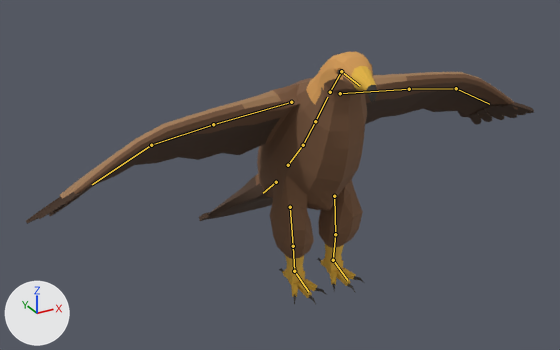
An edit to the glTF model creatures/experiments/boxmodel/abc/t7x/zoo/eagle/stage4/eagle.glb, drawn before and after from the same camera.
Before and after are seen from a 50 mm camera at (-1.239, -2.141, 1.382) aimed at (-0.065, -0.006, 0.314). Arrows for +X, +Y and +Z are at lower left; the lights stay in place. The older version comes first. Both versions are drawn at frame 11 of the action 'move'; the numbers are the values there. The bones that bend it are drawn over the model as lines.

Objects in the first picture: 'body', 'piece_eye', 'piece_footL', 'piece_footR', 'piece_primaries', 'piece_tailfeathers'.
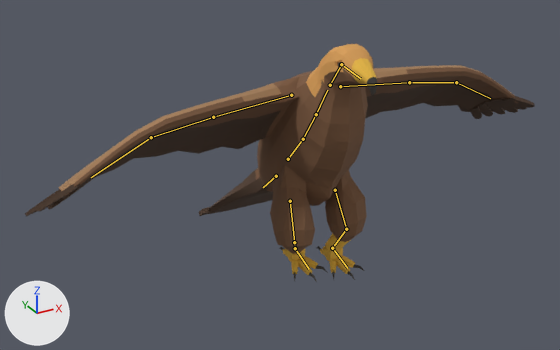
Changed parts and their boxes [x1, y1, x2, y2] in the pictures (560 x 350 px):
'body', posed: before [59, 51, 518, 275]; after [59, 44, 519, 255]
'piece_primaries', posed: before [26, 102, 534, 224]; after [25, 96, 535, 216]
'piece_footR', posed: before [280, 268, 327, 305]; after [279, 246, 328, 282]
'piece_footL', posed: before [316, 258, 364, 292]; after [317, 246, 364, 280]
'piece_tailfeathers', posed: before [199, 212, 212, 221]; after [199, 207, 211, 216]
'piece_eye', posed: before [337, 64, 372, 75]; after [337, 57, 373, 67]
bone 'hips', root to tip: before (288, 165) to (301, 147); after (288, 159) to (301, 141)
bone 'thigh.L', root to tip: before (334, 196) to (335, 234); after (335, 190) to (346, 229)
bone 'shin.L', root to tip: before (335, 234) to (333, 260); after (346, 229) to (332, 248)
bone 'foot.L', root to tip: before (333, 260) to (347, 280); after (332, 248) to (347, 268)
bone 'thigh.R', root to tip: before (290, 207) to (293, 246); after (290, 201) to (294, 242)
bone 'shin.R', root to tip: before (293, 246) to (294, 271); after (294, 242) to (295, 248)
bone 'foot.R', root to tip: before (294, 271) to (308, 291); after (295, 248) to (309, 269)

What the commit changed:
Bone 'hips' (bone_hips) moves from (0.0, -0.028, 0.036) to (0.0, -0.011, 0.021).
Bone 'thigh.L' (bone_thigh_l) turns from (1, 0, 0) to (16, -1, 8) degrees about its own x, y and z.
Bone 'shin.L' (bone_shin_l) turns from (-1, 0, 0) to (-40, -7, -18) degrees about its own x, y and z.
Bone 'foot.L' (bone_foot_l) turns from (0, 0, 0) to (24, 9, 7) degrees about its own x, y and z.
Bone 'thigh.R' (bone_thigh_r) turns from (1, 0, 0) to (30, 4, -13) degrees about its own x, y and z.
Bone 'shin.R' (bone_shin_r) turns from (-1, 0, 0) to (-69, 20, 28) degrees about its own x, y and z.
Bone 'foot.R' (bone_foot_r) turns from (0, 0, 0) to (44, -14, -18) degrees about its own x, y and z.
